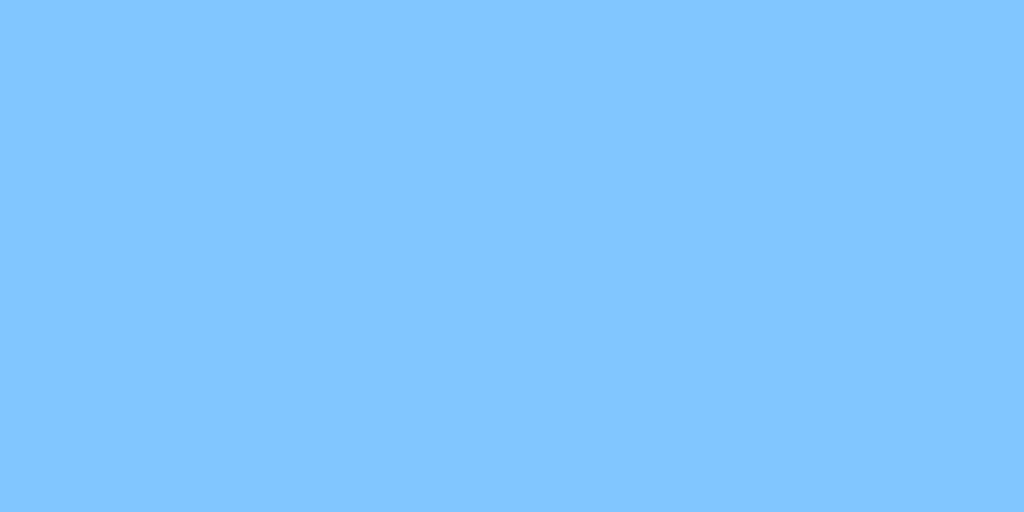
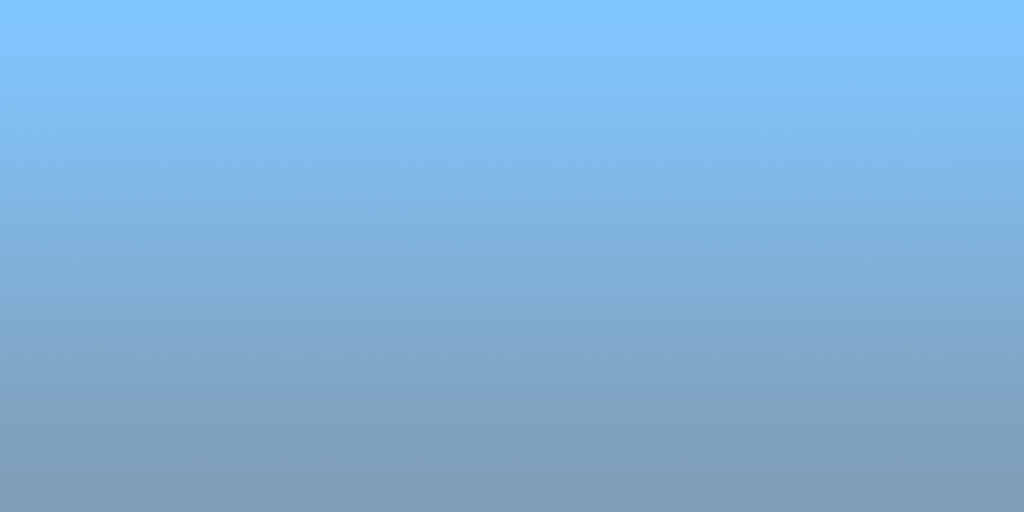
Revision of a layered 1024px x 512px image; what changed, layer by layer:
added layer "Ebene 3" (50%) above "Ebene 2" over [0, 22, 1024, 512]
hid "Ebene 1" over [0, 22, 1024, 512]
